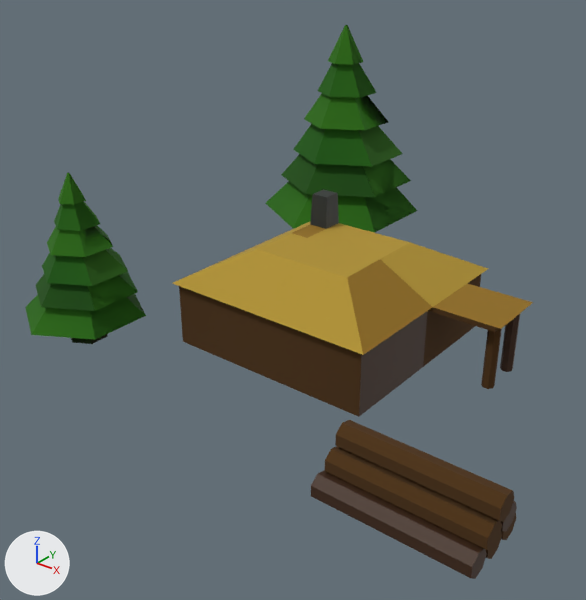
A saved change to the glTF model models/lumber1.glb.
Rendered twice from a 50 mm camera at (13.5, -21.4, 13.2) aimed at (-1.5, -2.7, 1.6). The axes (+X, +Y, +Z) are drawn at lower left. The lights are the same throughout. Where no turn or scale is listed for an object, it has been applied to the vertices. Vertices at the same position are counted once.

The scene before the commit, as lines of its bpy script (objects in view):
```python
me_cylinder = bpy.data.meshes.new('Cylinder')
me_cylinder.from_pydata(...)  # 358 vertices, 801 faces; spans x -15.0..2.3, y -0.4..17.6, z -0.5..8.6
# faces by material slot: [76, 505, 181, 21, 10, 8]
me_cylinder.materials.append(mat_wood2)  # brown #3f240f
me_cylinder.materials.append(mat_leaves)
me_cylinder.materials.append(mat_material_001)  # brown #4b2e03
me_cylinder.materials.append(mat_stitch)  # yellow #af9030
me_cylinder.materials.append(mat_stone)  # black #2d3130
me_cylinder.materials.append(mat_stitch2)  # yellow #8f6c16
ob_cylinder = bpy.data.objects.new('Cylinder', me_cylinder)
ob_cylinder.location = (6.12, -8.48, 0.39)
```
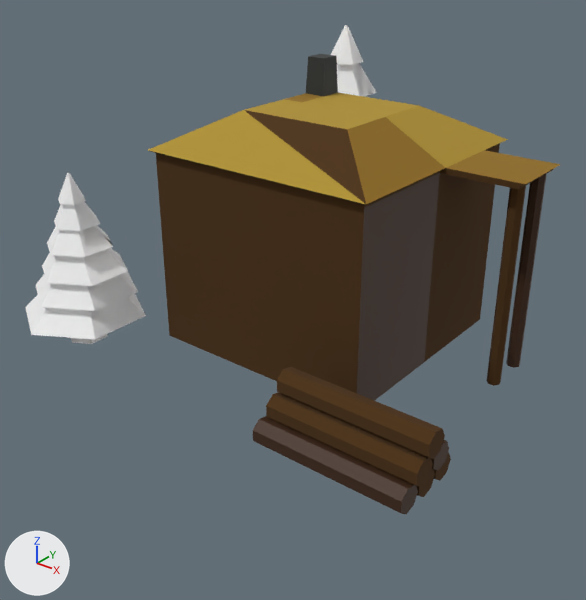
Where the newer file only moved an object's origin or applied its transform, the numbers keep the older frame.

Boxes (x1, y1, x2, y2) around the edits, measured in the pictures (586 x 600 px; the box of a moved part takes in the faces that stretch with it):
'Cylinder', reshaped (12% shorter)
    before: (25, 25, 533, 579)
    after: (25, 25, 561, 514)
part 1 of me_cylinder, moved or reshaped
    before: (311, 470, 487, 579)
    after: (253, 416, 418, 514)
part 2 of me_cylinder, moved or reshaped
    before: (501, 501, 517, 532)
    after: (431, 440, 449, 471)
part 3 of me_cylinder, moved or reshaped
    before: (500, 314, 520, 372)
    after: (506, 174, 546, 368)
part 4 of me_cylinder, moved or reshaped
    before: (486, 531, 502, 559)
    after: (416, 469, 435, 497)
part 5 of me_cylinder, moved or reshaped
    before: (501, 513, 517, 540)
    after: (433, 452, 451, 481)
part 6 of me_cylinder, moved or reshaped
    before: (325, 446, 502, 550)
    after: (266, 392, 433, 487)
part 7 of me_cylinder, moved or reshaped
    before: (335, 420, 514, 522)
    after: (277, 367, 445, 459)
part 8 of me_cylinder, moved or reshaped
    before: (481, 329, 502, 389)
    after: (487, 186, 526, 386)
part 9 of me_cylinder, moved or reshaped
    before: (172, 189, 533, 417)
    after: (148, 54, 561, 401)
part 10 of me_cylinder, recoloured
    before: (25, 25, 417, 344)
    after: (25, 25, 377, 344)

The change, as a list of edits to the scene's bpy script:
```text
Add mat_material_007:
    mat_material_007 = principled_material('Material.007')
    mat_material_007.base_color = (1.0, 1.0, 1.0)  # white #ffffff
    mat_material_007.metallic = 1.0
    mat_material_007.roughness = 1.0
Change me_cylinder:
    used by ob_cylinder; location = (6.12, -8.48, 0.39)
    remove me_cylinder.from_pydata(...)  # 358 vertices, 801 faces; spans x -15.0..2.3, y -0.4..17.6, z -0.5..8.6
    add me_cylinder.from_pydata(...)  # 358 vertices, 801 faces; spans x -15.0..0.1, y -0.4..17.6, z -0.5..8.6
    me_cylinder part 1: the loose piece of 14 vertices spanning x -2.2..2.2, y -0.3..0.4, z -0.4..0.4 is scaled about its middle by 1.07, then moved by (-2.4, 0.8, 0.1)
    me_cylinder part 2: the loose piece of 14 vertices spanning x -2.1..2.3, y 0.8..1.6, z 0.2..0.9 is scaled about its middle by 1.07, then moved by (-2.4, 0.9, 0.1)
    me_cylinder part 3: the loose piece of 14 vertices spanning x -1.6..-1.2, y 8.7..9.1, z -0.5..1.6 is scaled about its middle by (1.07, 1.07, 2.95), then moved by (0.1, 0.3, 2.2)
    me_cylinder part 4: the loose piece of 14 vertices spanning x -2.2..2.2, y 0.4..1.1, z -0.4..0.4 is scaled about its middle by 1.07, then moved by (-2.4, 0.8, 0.1)
    me_cylinder part 5: the loose piece of 14 vertices spanning x -2.2..2.2, y 1.2..1.9, z -0.4..0.4 is scaled about its middle by 1.07, then moved by (-2.4, 0.9, 0.1)
    me_cylinder part 6: the loose piece of 14 vertices spanning x -2.1..2.3, y 0.1..0.8, z 0.2..0.9 is scaled about its middle by 1.07, then moved by (-2.4, 0.8, 0.1)
    me_cylinder part 7: the loose piece of 14 vertices spanning x -2.0..2.3, y 0.4..1.1, z 0.8..1.5 is scaled about its middle by 1.07, then moved by (-2.4, 0.8, 0.2)
    me_cylinder part 8: the loose piece of 14 vertices spanning x -1.6..-1.2, y 7.4..7.8, z -0.5..1.6 is scaled about its middle by (1.07, 1.07, 2.95), then moved by (0.1, 0.2, 2.2)
    me_cylinder part 9: 54 of 358 vertices moved; they spanned x -10.7..-0.9, y 3.3..10.8, z -0.4..4.0 and now span x -11.2..-0.8, y 3.2..11.2, z -0.3..8.4; mean shift (-0.3, 0.2, 3.7); largest move (-5.1, 8.1, 2.9) -> (-9.2, 5.3, 7.3)
    me_cylinder part 10: 505 faces spanning x -15.0..-9.0, y -0.4..17.6, z -0.3..8.6 switch from mat_leaves to mat_material_007 (white #ffffff)
```
